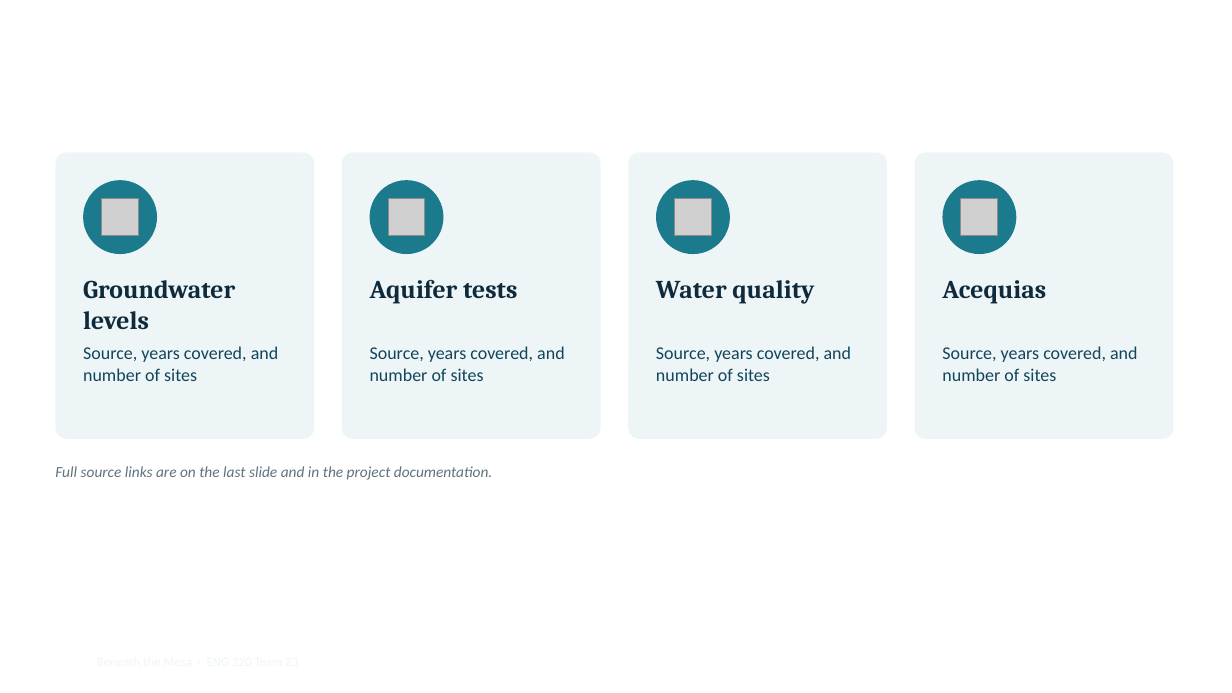
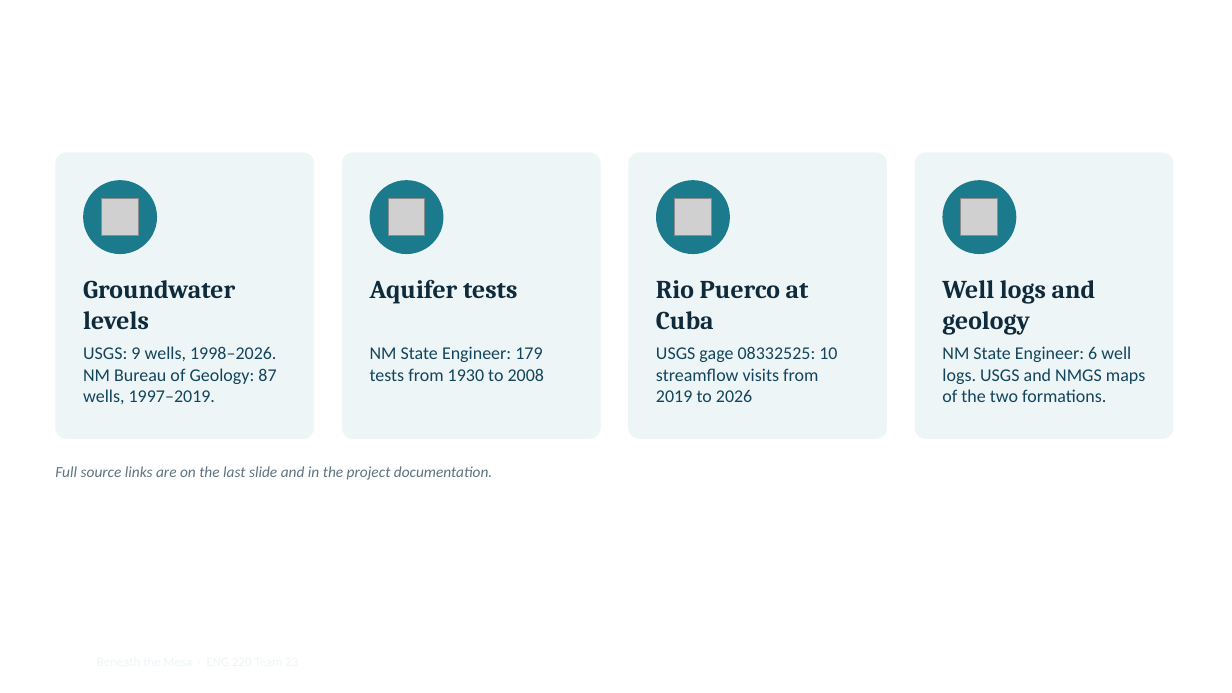
Before and after one commit to myousef-1/eng_220_aquifer_project, a slide deck: slide 6 of docs/files/beneath_the_mesa_slides.pptx. Drawn at 1232x693 pixels with LibreOffice and Linux fonts; fonts in the diff are those of the drawing; grey boxes stand for pictures; background and template pictures are left out. Boxes give left, top, right and bottom in pixels: in the first picture for what was removed or moved away, otherwise in the second. Text is boxed around its words. In the diff, an @@ line names an element or a change of style, - is before the commit and + after.

Commit message:
Update Slides

```diff
--- a/docs/files/beneath_the_mesa_slides.pptx
+++ b/docs/files/beneath_the_mesa_slides.pptx
@@ text at [656,280,809,330]: text changed @@
-Water quality
+Rio Puerco at Cuba
@@ text at [942,280,1096,334]: text changed @@
-Acequias
+Well logs and geology
@@ text at [83,346,276,404]: text changed @@
-Source, years covered, and number of sites
+USGS: 9 wells, 1998–2026. NM Bureau of Geology: 87 wells, 1997–2019.
@@ text at [370,346,544,381]: text changed @@
-Source, years covered, and number of sites
+NM State Engineer: 179 tests from 1930 to 2008
@@ text at [656,346,837,402]: text changed @@
-Source, years covered, and number of sites
+USGS gage 08332525: 10 streamflow visits from 2019 to 2026
@@ text at [942,346,1145,402]: text changed @@
-Source, years covered, and number of sites
+NM State Engineer: 6 well logs. USGS and NMGS maps of the two formations.
```
Also in this commit, not shown: 3 other slides changed, 1 other file.
